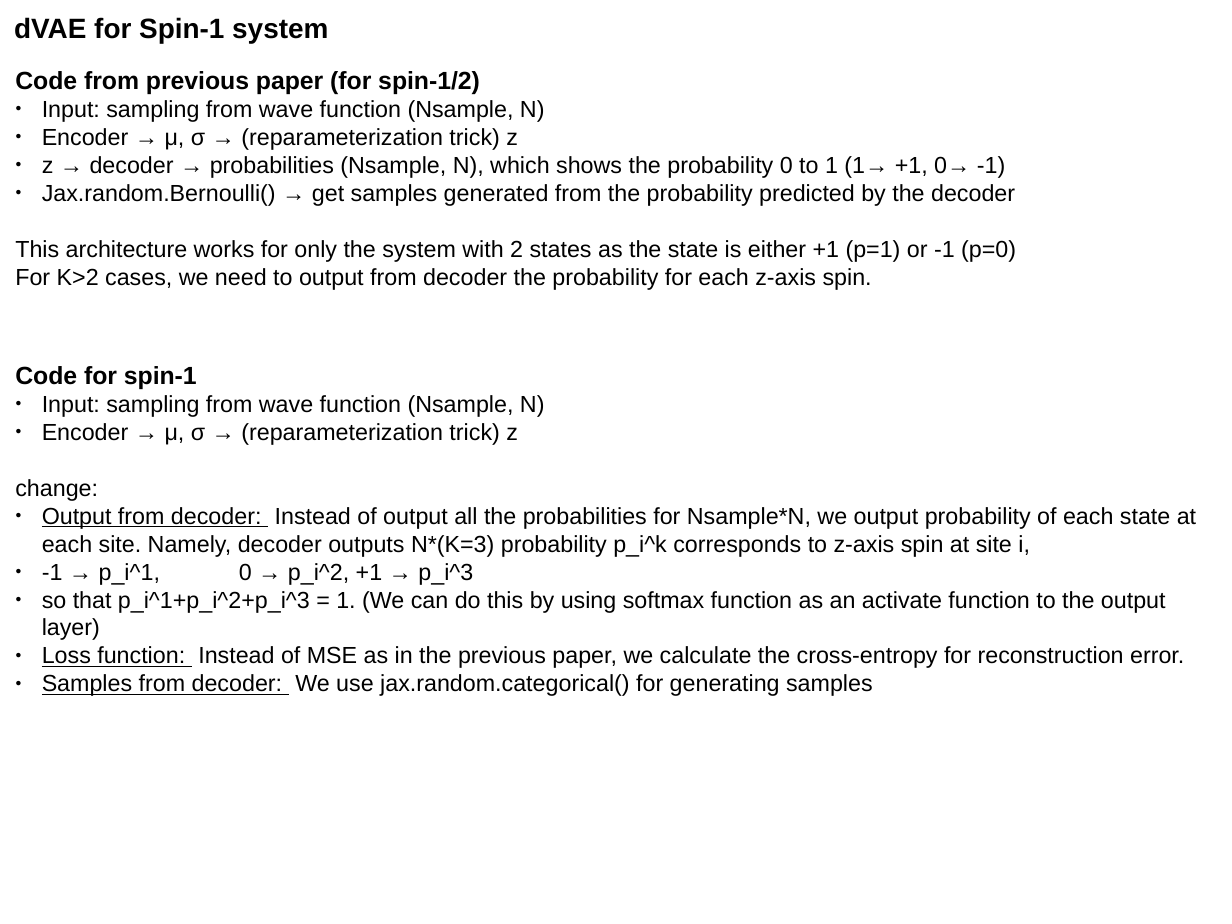
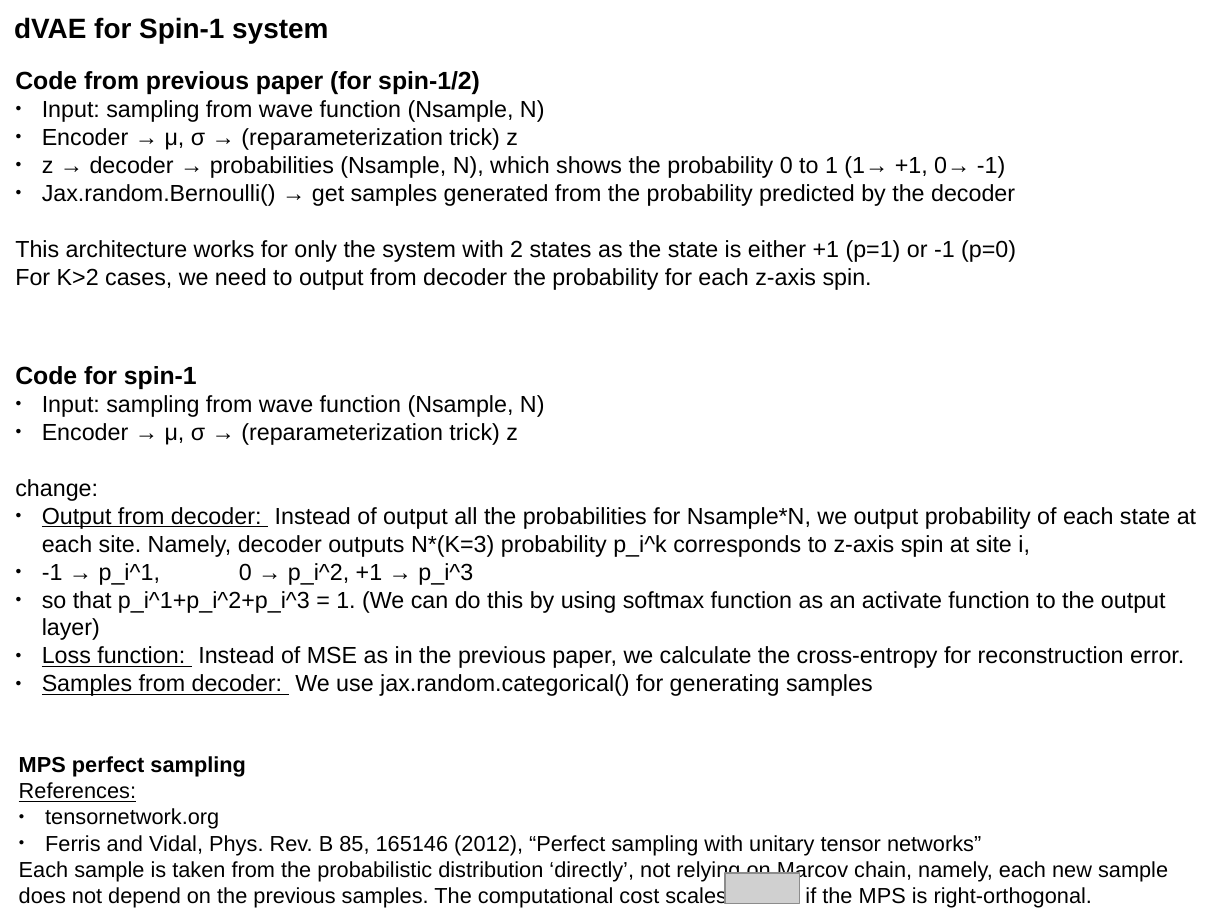
Before and after one commit to YumaAL/pcVAE, a slide deck: slide 7 of slide.odp. Drawn at 1232x924 pixels with LibreOffice and Linux fonts; fonts in the diff are those of the drawing; grey boxes stand for pictures. Boxes give left, top, right and bottom in pixels: in the first picture for what was removed or moved away, otherwise in the second. Text is boxed around its words. In the diff, an @@ line names an element or a change of style, - is before the commit and + after.

```diff
--- a/slide.odp
+++ b/slide.odp
@@ text added at (19, 756, 1168, 908), 14 pt, text #000000 @@
+MPS perfect sampling
+References:
+● tensornetwork.org
+● Ferris and Vidal, Phys. Rev. B 85, 165146 (2012), “Perfect sampling with unitary tensor networks”
+Each sample is taken from the probabilistic distribution ‘directly’, not relying on Marcov chain, namely, each new sample does not depend on the previous samples. The computational cost scales if the MPS is right-orthogonal.
@@ picture added at (726, 873, 800, 903) @@
```
Also in this commit, not shown: 2 other slides changed, 7 slides added, 3 other files.
